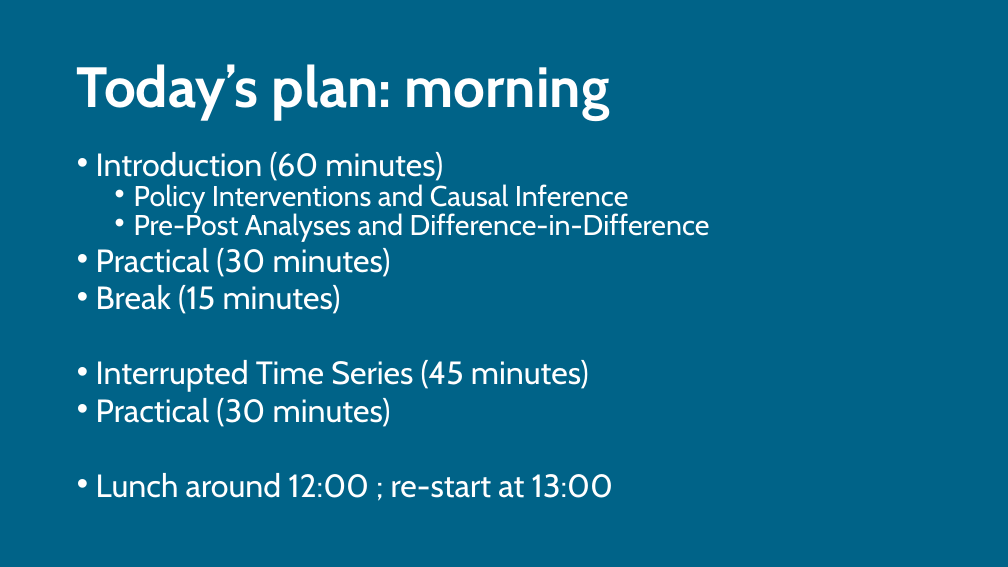
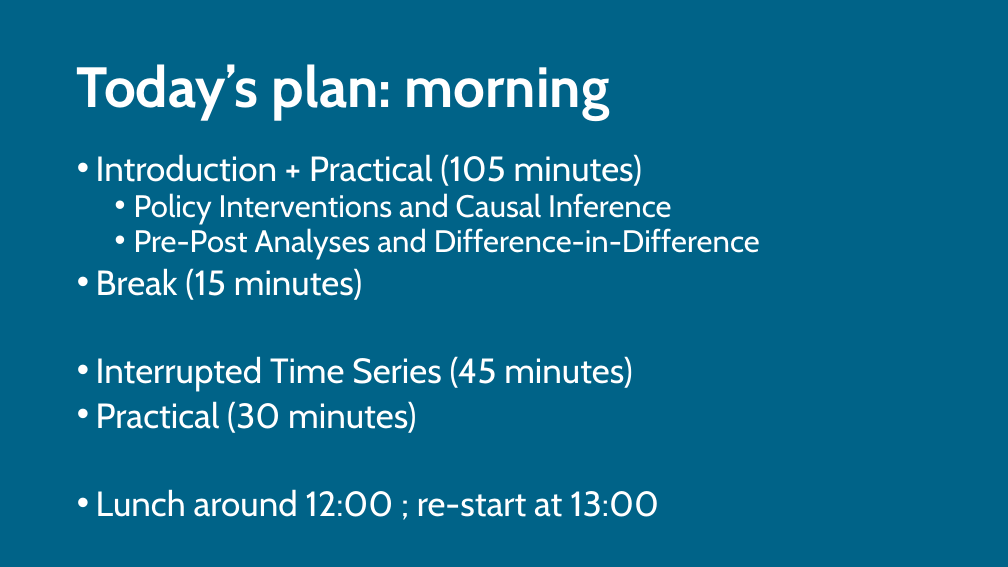
Before and after one commit to sodascience/workshop_causal_impact_assessment, a slide deck: slide 6 of lectures/01_introduction/intro_1.pptx (slide 5 before the commit). Drawn at 1008x567 pixels with LibreOffice and Linux fonts; fonts in the diff are those of the drawing. Boxes give left, top, right and bottom in pixels: in the first picture for what was removed or moved away, otherwise in the second. Text is boxed around its words. In the diff, an @@ line names an element or a change of style, - is before the commit and + after.

Commit message:
updated intro slides, merge with prepost, did, etc.

```diff
--- a/lectures/01_introduction/intro_1.pptx
+++ b/lectures/01_introduction/intro_1.pptx
@@ text at (96,154,642,186): text changed; size 30.6 to 33.3 pt @@
-• Introduction (60 minutes)
+• Introduction + Practical (105 minutes)
@@ text at (96,193,760,517): size 27.2 to 29.6 pt in "Policy Interventions and Causal Inference", "Pre-Post Analyses and Difference-in-Difference"; size 30.6 to 33.3 pt in "Break (15 minutes)", "Interrupted Time Series (45 minutes)", "Practical (30 minutes)", "Lunch around 12:00 ; re-start at 13:00"; line spacing 0.7 to 0.8 @@
@@ text at (96,248,391,277): paragraph removed @@
-• Practical (30 minutes)
```
Also in this commit, not shown: 7 other slides changed, 44 slides added, 8 slides removed, 4 other files.
